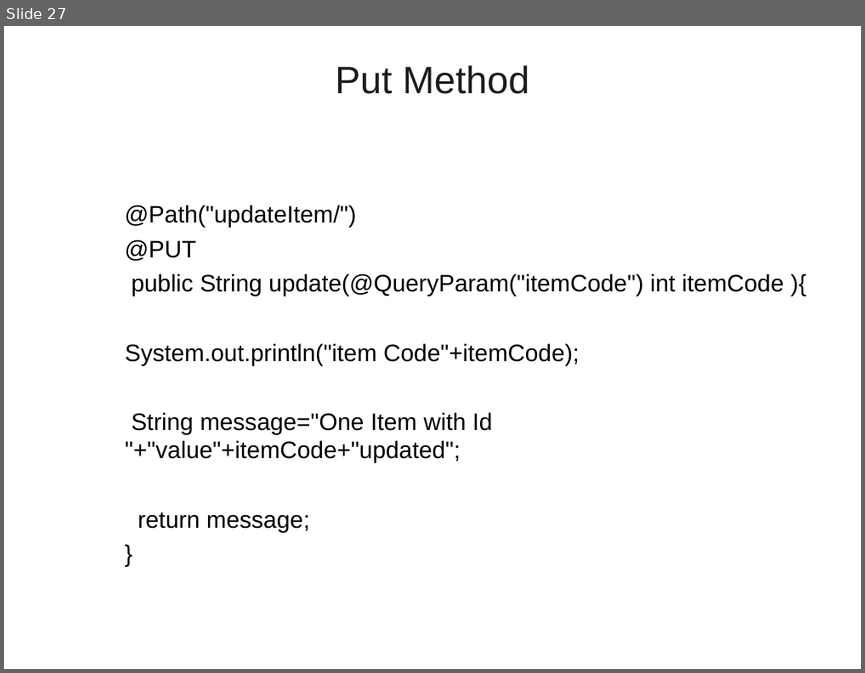
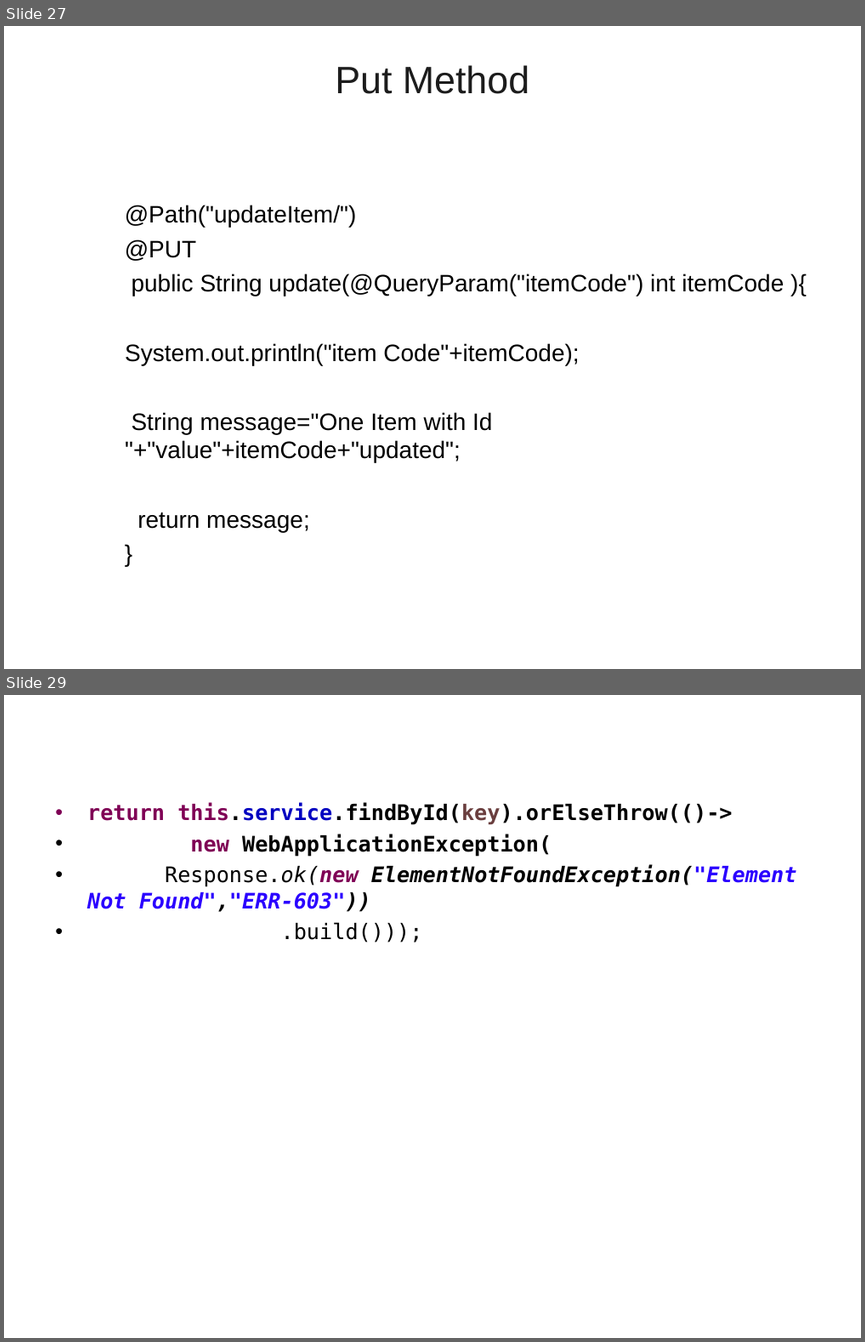
Before and after one commit to vatsanTraining/tieto_2022, a slide deck: Rest_WebService.ppt. Shown one above the other, each under a label of ours: slide 27 before the commit, slides 27 and 29 after it; the slides between them are not shown. The pictures are 865x673 and 865x1342 pixels, drawn with LibreOffice and Linux fonts; fonts in the diff are those of the drawing; background and template pictures are left out. Boxes give left, top, right and bottom in pixels: in the first picture for what was removed or moved away, otherwise in the second. Text is boxed around its words. In the diff, an @@ line names an element or a change of style, - is before the commit and + after.

```diff
--- a/Rest_WebService.ppt
+++ b/Rest_WebService.ppt
@@ slide 29 added at [4, 695, 861, 1338], background picture (left out) @@
@@ text added at [87, 802, 797, 942], 18 pt, text #000000, bold @@
+• return this.service.findById(key).orElseThrow(()->
+• new WebApplicationException(
+• Response.ok(new ElementNotFoundException("Element Not Found","ERR-603"))
+• .build()));
```
Also in this commit, not shown: 32 other slides added.
